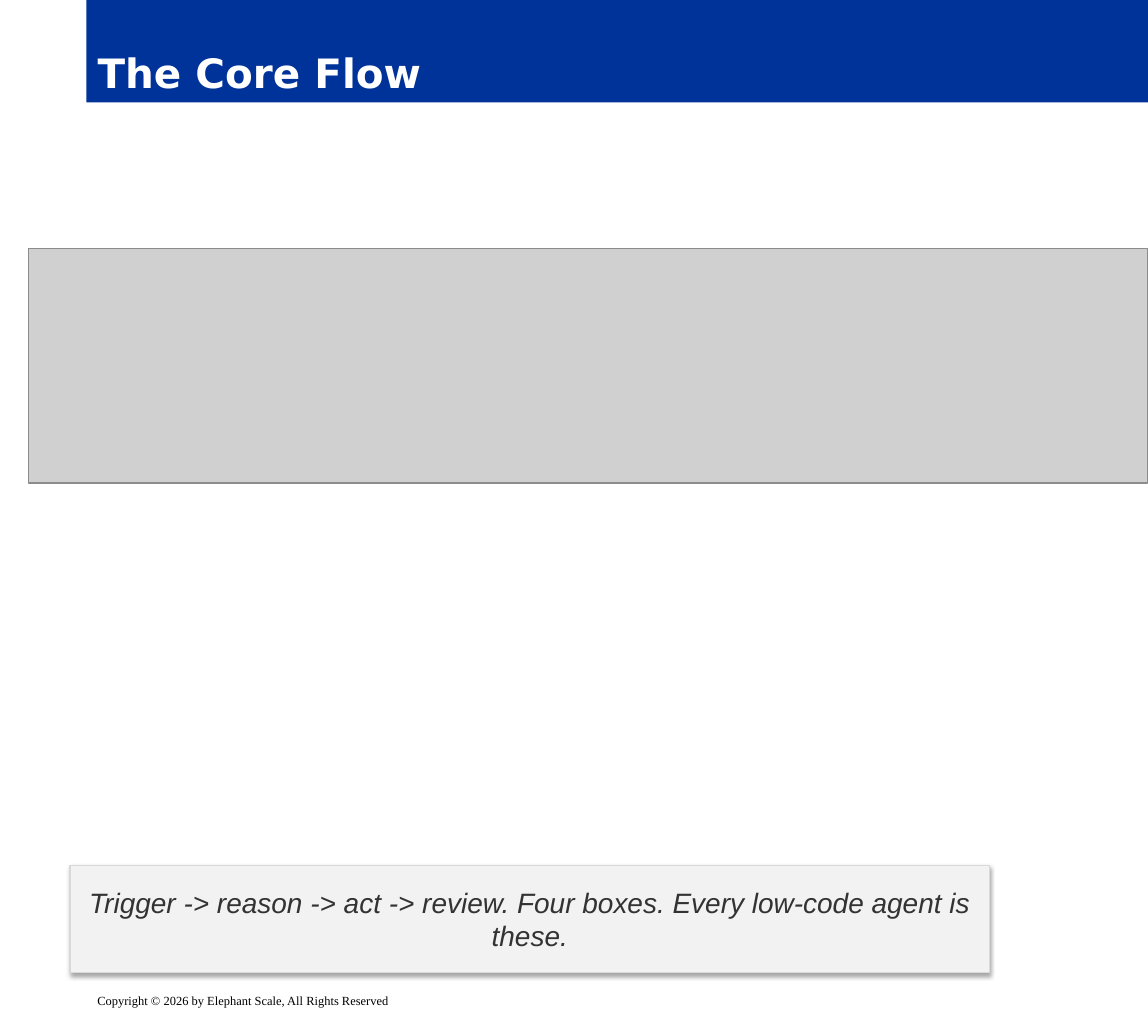
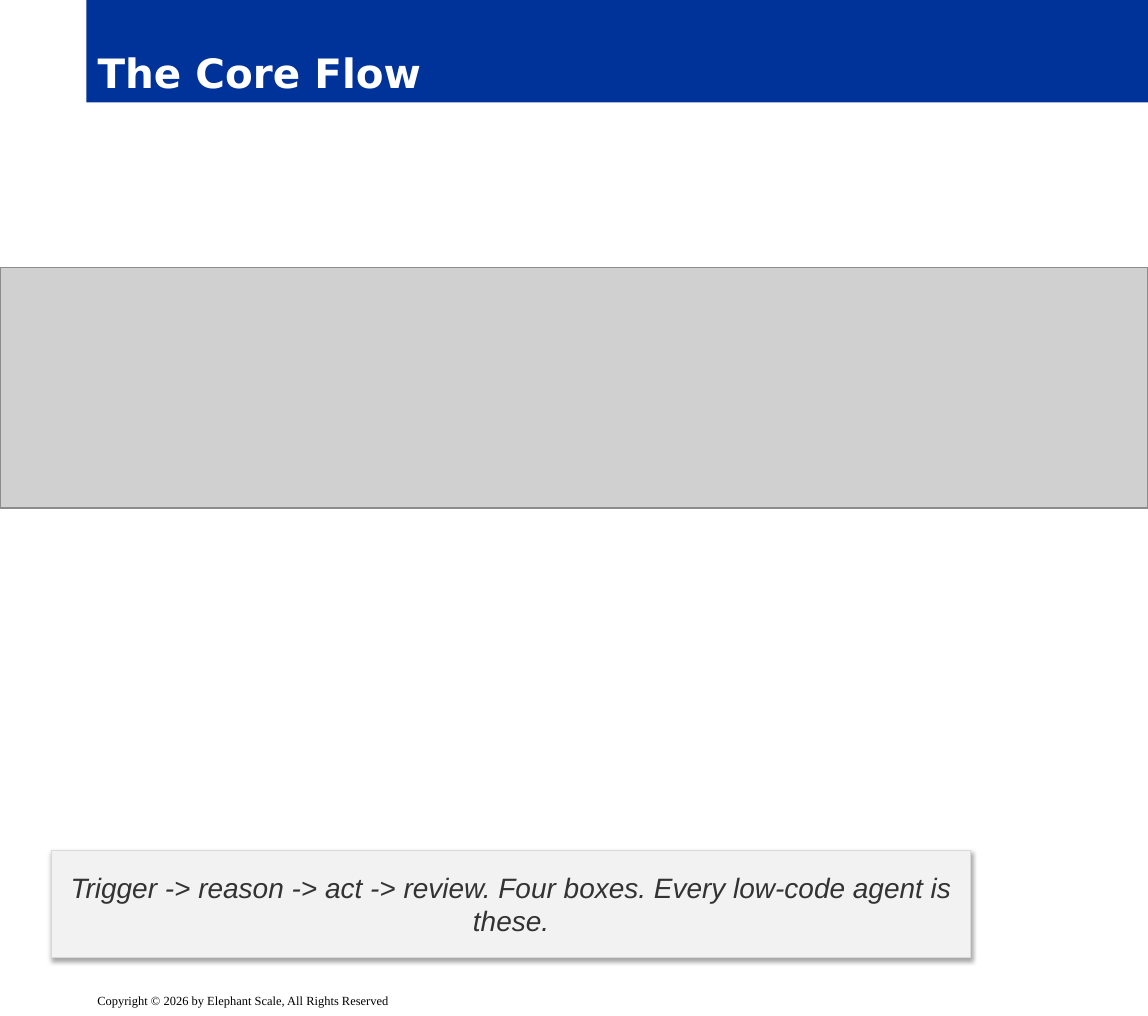
Before and after one commit to elephantscale/Building-Agentic-AI, a slide deck: slide 5 of slides/release/08-low-code-agents.pptx. Drawn at 1148x1016 pixels with LibreOffice and Linux fonts; fonts in the diff are those of the drawing; grey boxes stand for pictures; background and template pictures are left out. Boxes give left, top, right and bottom in pixels: in the first picture for what was removed or moved away, otherwise in the second. Text is boxed around its words. In the diff, an @@ line names an element or a change of style, - is before the commit and + after.

```diff
--- a/slides/release/08-low-code-agents.pptx
+++ b/slides/release/08-low-code-agents.pptx
@@ picture: place and size @@
-picture at box(29, 249, 1148, 484)
+picture at box(0, 268, 1148, 508)
@@ rectangle "Trigger -> reason -> act ...": place and size @@
-rectangle "Trigger -> reason -> act ..." at box(69, 866, 989, 973)
+rectangle "Trigger -> reason -> act ..." at box(52, 850, 971, 958)
```
Also in this commit, not shown: 14 other slides changed.
